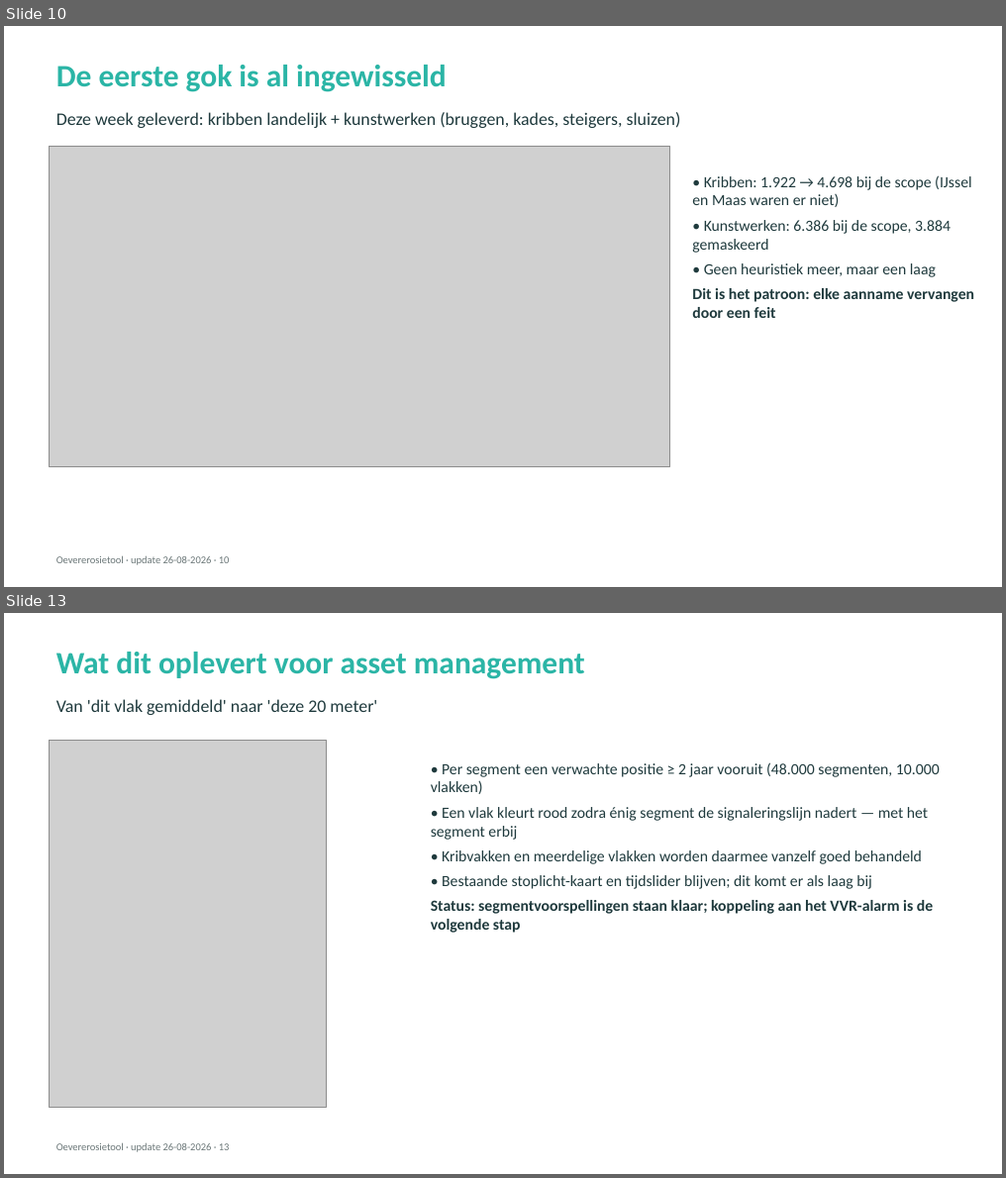
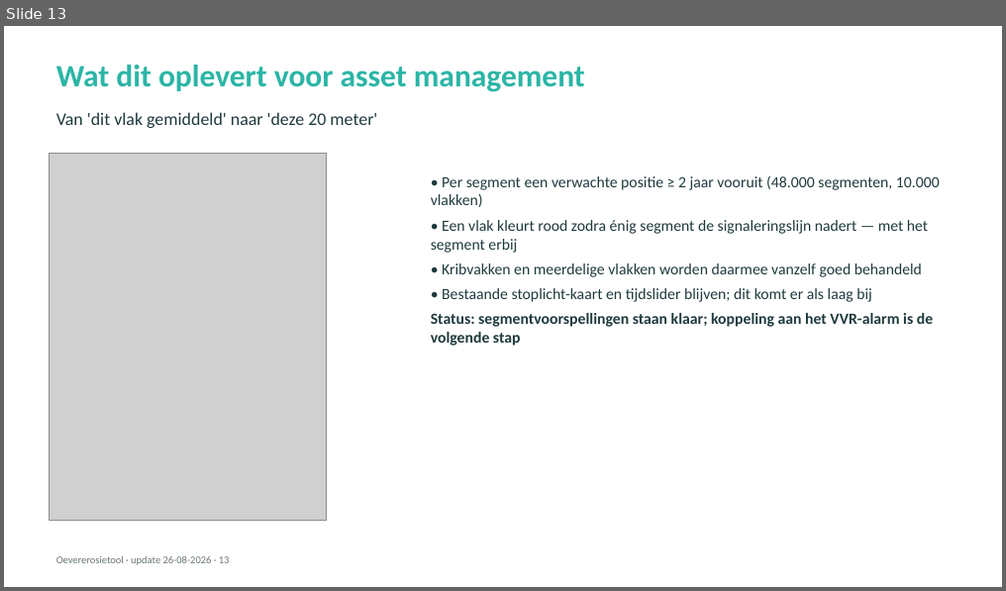
Before and after one commit to HAL24K/wocu-oevererosie, a slide deck: docs/presentations/20260826_update.pptx. Shown one above the other, each under a label of ours: slides 10 and 13 before the commit, slide 13 after it; the slides between them are not shown. The pictures are 1006x1178 and 1006x591 pixels, drawn with LibreOffice and Linux fonts; fonts in the diff are those of the drawing; grey boxes stand for pictures. Boxes give left, top, right and bottom in pixels: in the first picture for what was removed or moved away, otherwise in the second. Text is boxed around its words. In the diff, an @@ line names an element or a change of style, - is before the commit and + after.

```diff
--- a/docs/presentations/20260826_update.pptx
+++ b/docs/presentations/20260826_update.pptx
@@ slide 10 removed at <box>4,26,1002,587</box>, background #FFFFFF @@
@@ text removed at <box>56,65,447,92</box> @@
-De eerste gok is al ingewisseld
@@ text removed at <box>56,112,681,128</box> @@
-Deze week geleverd: kribben landelijk + kunstwerken (bruggen, kades, steigers, sluizen)
@@ picture removed at <box>49,146,670,467</box> @@
@@ text removed at <box>692,175,974,318</box> @@
-• Kribben: 1.922 → 4.698 bij de scope (IJssel en Maas waren er niet)
-• Kunstwerken: 6.386 bij de scope, 3.884 gemaskeerd
-• Geen heuristiek meer, maar een laag
-Dit is het patroon: elke aanname vervangen door een feit
@@ text removed at <box>56,557,230,566</box> @@
-Oevererosietool · update 26-08-2026 · 10
```
Also in this commit, not shown: 8 slides changed, 4 slides added, 3 other slides removed, 17 other files.
